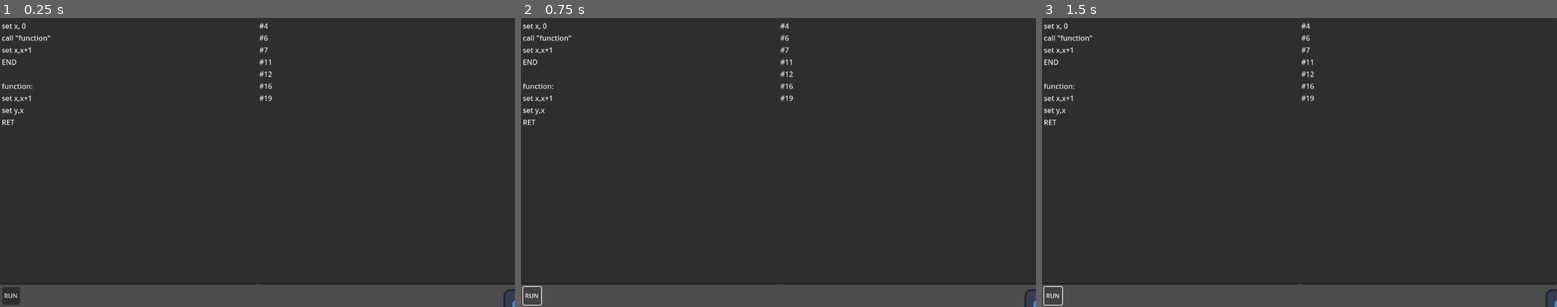
Above: before the commit, frames 1-3 (left to right).
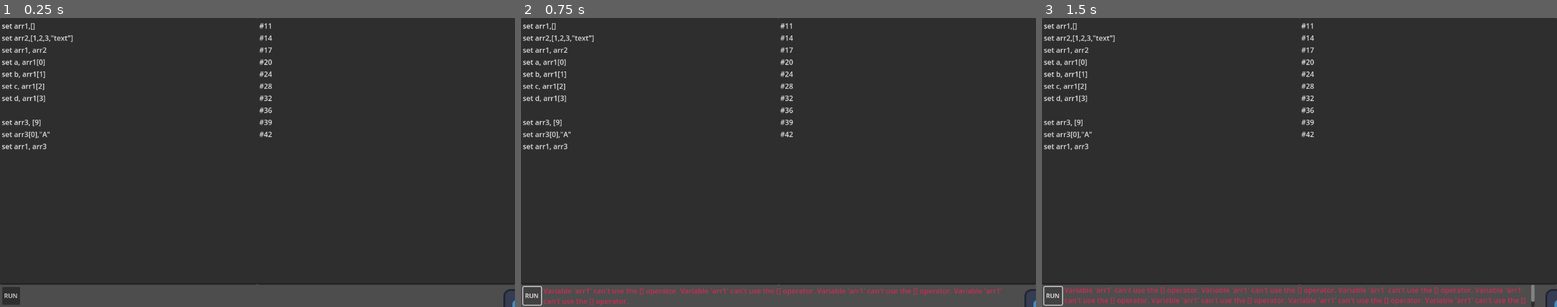
Above: after the commit, the same moments.

Repository: Lepakko-dev/tweenput
Game: Godot game, scene res://node.tscn
Two runs of this game, one before a commit and one after it. Both use one fixed random seed, a clock stepped at 60 frames per second and the inputs below. The engine's default icon, where the game draws it, is replaced by a stand-in: a white triangle on a blue panel in a dark square.
Inputs:
- Up to frame 1 (0.25 s): no input
- Up to frame 2 (0.75 s): click "RUN" at 0.5 s
- Up to frame 3 (1.5 s): tap Enter at 1.25 s

The runs differ from the first frame. In frame 1, 1.1% of the frame differs, in the area x 0-53%, y 1-46%; in frame 2, 1.9%; in frame 3, 2.7%, in the area x 0-96%, y 1-100%.

Commit message:
Parser: Arrays and better parsing of recursive elements

Diff:
--- a/Tweenput/TweenputParser.gd
+++ b/Tweenput/TweenputParser.gd
@@ -6,8 +6,6 @@
 
 #region Grammar
 # Most lookarounds are there to avoid conflict with our language collapser or grammar rules.
-const H =		r"(?:[^\S\n])"
-const SEP =		r"(?:[^\S\n]*)"
 const STRING =	r'"(?<val>(?:[^"\n]|(?:\\"))*)"'
 const CONST =	r"(?<![A-Za-z_#]{1,9}\d{0,9})(?:(?<bin>0b(?:[0-1])+)|(?<hex>0x(?:\d|[a-f])+)|(?<dec>\d+(?:\.\d*)?))"
 const ID =		r"(?<obj>[a-zA-Z_]\w*)"
@@ -36,10 +34,12 @@
 const LINE =		"("+INSTR+"|"+TWEEN_DEF+"|"+LABEL+"|"+TWEEN_EXE+")"
 const S = 			"^"+LINE+"("+BREAK+LINE+")*"+BREAK+"?$"
 
+const H =		r"(?:[^\S\n])"
+const SEP =		r"(?:[^\S\n]*)"
 const BREAK =	r"(?:(?:\n|;|^)\s*)"
 const LOOKBREAK = r"(?<=(?:\n|;|^)\s{0,99})"
 const COMMENT = r'(?<!(\n|^)[^"]{0,99}"[^"]{0,99})#[^\n]*' # Huge lookbehind to not take comments inside string literals
-const CNODE = 	r"#(?<id>\d+)";
+const CNODE = 	r"(?<id>#\d+)";
 
 var _rconst := RegEx.new();
 var _rstring := RegEx.new();
@@ -72,6 +72,7 @@
 var _rcomment = RegEx.new();
 
 var _rnode := RegEx.new();
+var _rid_aux := RegEx.new();
 
 func _compile_regex():
 	_rconst.compile(CONST);
@@ -106,6 +107,7 @@
 	_rcomment.compile(COMMENT);
 
 	_rnode.compile(CNODE);
+	_rid_aux.compile(CNODE+r"(?<op>\(|\[)");
 #endregion
 
 ## Instructions valid inside a Tween definition only.
@@ -200,6 +202,17 @@
 	func value() -> Variant:
 		return _val;
 
+class LConstArray extends LangNode:
+	var _elems : Array[LangNode];
+	func _init(elems:Array[LangNode]) -> void:
+		_elems = elems;
+	func value() -> Variant:
+		var array = [];
+		for elem in _elems:
+			if elem:
+				array.append(elem.value());
+		return array;
+
 class LTweenDef extends LangNode:
 	var _instr_list : Array[LInstrTween];
 	var _parser : TweenputParser;
@@ -241,7 +254,9 @@
 
 ## Groups all nodes that handle variable data
 ## (to group nodes usually checked together in instructions)
-@abstract class LVar extends LangNode: pass
+@abstract class LVar extends LangNode:
+	## Stores the parent reference (necessary due to de-reference working in opposite order)
+	var ref_ctx : Variant;
 
 class LIdentifier extends LVar:
 	var _parser : TweenputParser;
@@ -249,7 +264,14 @@
 		node_name = name;
 		_parser = parser;
 	func value() -> Variant:
-		return _parser.variables.get(node_name);
+		if ref_ctx:
+			if ref_ctx is Object:
+				return ref_ctx.get(node_name);
+			else:
+				_parser.error_out.error("Variable must belong to an object of type Object.");
+				return null;
+		else:
+			return _parser.variables.get(node_name);
 
 @abstract class LBinOp extends LVar:
 	var a : LangNode;
@@ -258,40 +280,32 @@
 		a = left_var;
 		b = right_var;
 
-class LMethodAccess extends LBinOp: # '.' operator
+class LDeReference extends LBinOp: # '.' operator
 	var _parser: TweenputParser;
 	func _init(left_var: LangNode, right_var:LangNode, parser:TweenputParser):
 		super(left_var,right_var);
 		_parser = parser;
-		if a is not LIdentifier and a is not LMethodCall and a is not LMethodAccess:
+		if a is not LVar:
 			parser.error_out.error("Trying to access method or variable from invalid node.")
-		if b is not LIdentifier and b is not LMethodCall:
+		if b is not LVar:
 			parser.error_out.error("Trying to access an invalid method or variable node.");
 		node_name = "%s.%s"%[a.node_name,b.node_name];
 
-	func value() -> Variant:
-		var aux : Variant = a.value(); # variable or return value of method call
-		if aux is Object:
-			if b is LIdentifier:
-				return aux.get(b.node_name);
-			elif b is LMethodCall:
-				var updated_params : Array;
-				for p in b._params: updated_params.append(p.value());
-				return aux.call(b.node_name,updated_params);
-			else:
-				_parser.error_out.error("Trying to access an invalid method or variable node.");
-		else: # Must be another type of Variant
-			var method_name : String = b.node_name;
-			var method := TweenputInstructions.reflect(aux,method_name);
-			if method.is_valid():
-				var updated_params : Array;
-				for p in b._params: updated_params.append(p.value());
-				return method.bindv(updated_params).call(aux);
-			else:
-				_parser.error_out.error("Invalid method or not implemented (%s)"%method_name);
+	## Returns the recursively de-referenced value of the operation.
+	func value() -> Variant:
+		var aux : Variant;
+		if ref_ctx: aux = ref_ctx;
+		else: aux = a.value();
+
+		if b is LVar:
+			b.ref_ctx = aux;
+			return b.value();
+		else:
+			_parser.error_out.error("Trying to access an invalid method or variable node.");
 		return null;
 
 class LMethodCall extends LVar: # Call to godot methods "method(params)".
+	var _node : LVar;
 	var _params : Array[LangNode];
 	var _parser : TweenputParser;
 	var _cached_instr : Callable;
@@ -299,10 +313,70 @@
 		node_name = id;
 		_params = params;
 		_parser = parser;
-		_cached_instr = TweenputInstructions.construct(node_name);
-	func value() -> Variant:
-		if not _cached_instr.is_valid(): _parser.error_out.error("Unknown constuctor (%s)"%node_name);
-		return _cached_instr.call(_params);
+		_node = parser._collapse_map.get(id);
+		if not _node:
+			parser.error_out.error("Operator [] is trying to access an unknown node (%s)."%id);
+			return;
+		_cached_instr = TweenputInstructions.construct(_node.node_name);
+	func value() -> Variant:
+		var method_name := _node.node_name;
+		if ref_ctx: # Method from an object
+			if ref_ctx is Object: # Can use reflection
+				if not ref_ctx.has_method(method_name):
+					_parser.error_out.error("Invalid method '%s' of object '%s'"%[method_name,ref_ctx]);
+					return null;
+				var updated_params : Array;
+				for p in _params: updated_params.append(p.value());
+				return ref_ctx.call(method_name,updated_params);
+			else: # Another type of variant (Manual Reflection)
+				var method := TweenputInstructions.reflect(ref_ctx,method_name);
+				if method.is_valid():
+					var updated_params : Array;
+					for p in _params:
+						if p:
+							updated_params.append(p.value());
+					return method.bindv(updated_params).call(ref_ctx);
+				else:
+					_parser.error_out.error("Invalid method or not implemented (%s)"%method_name);
+			return null;
+		else: #Standalone method (Constructors, etc)
+			if not _cached_instr.is_valid():
+				_parser.error_out.error("Unknown constuctor (%s)"%method_name);
+			return _cached_instr.call(_params);
+
+class LArrayAccess extends LVar: # var[index]
+	var _node : LVar;
+	var _idx : LangNode;
+	var _parser : TweenputParser;
+	func _init(id:String, idx:LangNode, parser:TweenputParser):
+		node_name = id;
+		_idx = idx;
+		_parser = parser;
+		_node = parser._collapse_map.get(id);
+		if not _node:
+			parser.error_out.error("Operator [] is trying to access an unknown node (%s)."%id);
+	func value() -> Variant:
+		var idx = _idx.value();
+		var container:Variant;
+		var method : Callable;
+		var method_name := _node.node_name;
+		if ref_ctx: # Container is member of some object
+			if ref_ctx is Object:
+				if _node is LIdentifier: container = ref_ctx.get(method_name);
+				else: container = null;
+			else: # Need to manually reflect
+				container = TweenputInstructions.reflect(ref_ctx,method_name).call();
+			if not container:
+				pass
+		else: # Container is a true variable (managed by the parser)
+			container = _parser.variables.get(method_name);
+
+		method = TweenputInstructions.reflect(container,"[]");
+		if method.is_valid():
+			return method.call(container,idx);
+		else:
+			_parser.error_out.error("Variable '%s' can't use the [] operator."%method_name);
+			return null;
 
 @abstract class LUnary extends LVar:
 	var node : LangNode;
@@ -395,25 +469,6 @@
 		comment_match = _rcomment.search(text,i);
 	return text;
 
-## Instruction separation
-func _collapse_instr(text:String) -> String:
-	var instr := _rinstr.search(text);
-	while instr:
-		var key := _make_node_id();
-		var idx := instr.get_start();
-		var full := instr.get_string();
-		var instr_name := instr.get_string("instr");
-		var params := instr.get_string("params");
-
-		if params.is_empty() and instr_name in _tween_map: # Must be a tween call
-			_collapse_map[key] = LTweenExe.new(instr_name,self);
-		else: # It's a regular instruction
-			var nodes := _collapse_params(params);
-			_collapse_map[key] = LInstr.new(instr_name,nodes,self);
-		text = text.erase(idx,full.length()).insert(idx,key+"\n");
-		instr = _rinstr.search(text);
-	return text;
-
 ## Easy One Off Values (literals)
 func _collapse_literals(text:String) -> String:
 	var string := _rstring.search(text);
@@ -443,18 +498,6 @@
 		text = text.erase(idx,val.length()).insert(idx,key);
 		const_ = _rconst.search(text);
 	return text;
-
-func _collapse_params(text:String) -> Array[LangNode]:
-	if text.is_empty(): return [];
-	text = _collapse_recursion(text);
-	var nodes : Array[LangNode];
-	for param in text.split(','):
-		var id := param.strip_edges();
-		if id.is_empty(): nodes.append(null);
-		else:
-			if _collapse_map.has(id): nodes.append(_collapse_map[id]);
-			else: error_out.error("Incorrect ID as a parameter (%s)"%id);
-	return nodes;
 
 ## Stores Label references and collapses them
 func _collapse_labels(text:String) -> String:
@@ -506,90 +549,137 @@
 		instr = _rinstr.search(text);
 	return text;
 
-## Search recursive pattern of method calls from IDs.
-func _collapse_recursion(text:String) -> String:
+## Instruction separation
+func _collapse_instr(text:String) -> String:
+	var instr := _rinstr.search(text);
+	while instr:
+		var key := _make_node_id();
+		var idx := instr.get_start();
+		var full := instr.get_string();
+		var instr_name := instr.get_string("instr");
+		var params := instr.get_string("params");
+
+		if params.is_empty() and instr_name in _tween_map: # Must be a tween call
+			_collapse_map[key] = LTweenExe.new(instr_name,self);
+		else: # It's a regular instruction
+			var nodes := _collapse_params(params);
+			_collapse_map[key] = LInstr.new(instr_name,nodes,self);
+		text = text.erase(idx,full.length()).insert(idx,key+"\n");
+		instr = _rinstr.search(text);
+	return text;
+
+func _collapse_params(text:String) -> Array[LangNode]:
+	if text.is_empty(): return [];
+	text = _collapse_identifiers(text);
+	text = _collapse_recursion(text);
+	var nodes : Array[LangNode];
+	for param in text.split(','):
+		var id := param.strip_edges();
+		if id.is_empty(): nodes.append(null);
+		else:
+			if _collapse_map.has(id): nodes.append(_collapse_map[id]);
+			else: error_out.error("Incorrect ID as a parameter (%s)"%id);
+	return nodes;
+
+func _collapse_identifiers(text:String) -> String:
 	var identifier := _rid.search(text);
-	# Find all identifiers that are method calls
 	while identifier:
 		var id_name := identifier.get_string();
-		var search_rec_idx := identifier.get_end();
-		if search_rec_idx < text.length() and text[search_rec_idx] == '(': # It's a method call
-			# Find its respective closing parenthesis
+		var key := "";
+		if id_name.to_upper() in instructions:
+			error_out.error("Bad variable name. Variables cannot have the same name as instructions (%s)"%id_name);
+		else:
+			key = _make_node_id();
+			_collapse_map[key] = LIdentifier.new(id_name,self);
+		var idx := identifier.get_start();
+		text = text.erase(idx,id_name.length()).insert(idx,key);
+		identifier = _rid.search(text);
+	return text;
+
+## Search recursive patterns of parenthesis, method calls and array indexing.
+func _collapse_recursion(text:String) -> String:
+	var res := _find_recursion_positions(text);
+	while res.x >= 0: # Recursion found!
+		var c := text[res.x];
+
+		var sub_str := text.substr(res.x+1,res.y-2); # Get inner expression (without parenthesis)
+		var collapsed_exprs :=  _collapse_recursion(sub_str); # Collapse inner recursions first (if any).
+		var ids := collapsed_exprs.split(",");
+
+		var nodes : Array[LangNode];
+		for id in ids: nodes.append(_collapse_map.get(id.strip_edges()));
+
+		if res.z >= 0: # Method Call or Array Access
+			var id_name := text.substr(res.z,res.x-res.z);
+			if c == "(":
+				var key := _make_node_id();
+				_collapse_map[key] = LMethodCall.new(id_name,nodes,self);
+				text = text.erase(res.z,id_name.length()+res.y+2).insert(res.z,key);
+			else:
+				if ids.size() != 1:
+					error_out.error("Operator [] must have exactly one parameter (%s)"%sub_str);
+					return "";
+				var key := _make_node_id();
+				_collapse_map[key] = LArrayAccess.new(id_name,nodes[0],self);
+				text = text.erase(res.z,id_name.length()+res.y).insert(res.z,key);
+		else: # Recursive Expr or Array Constructor
+			if c == "(":
+				if ids.size() != 1:
+					error_out.error("Recursive expressions must have exactly one parameter (%s)"%sub_str);
+					return "";
+				text = text.erase(res.x,res.y).insert(res.x,collapsed_exprs.strip_edges());
+			else:
+				var key := _make_node_id();
+				_collapse_map[key] = LConstArray.new(nodes);
+				text = text.erase(res.x,res.y).insert(res.x,key);
+
+		res = _find_recursion_positions(text);
+
+	# No recursion left, can collapse expressions
+	text = _collapse_expr(text);
+	return text;
+
+## x component is index of symbol, y component is recursion's length, z component is index of first ID.
+## Both values can be -1 if didn't find its respective characters.
+func _find_recursion_positions(text:String) -> Vector3i:
+	var rec_start := -1;
+	var type : String;
+	var id_start := -1;
+	for i in text.length():
+		var c := text[i];
+		if c == "#": id_start = i;
+		if c == "(" or c == "[":
+			rec_start = i;
+			type = c;
+			break;
+	if rec_start == -1: return Vector3i(-1,-1,-1);
+	# Find recursion ending symbol
+	var depth := 1;
+	var search_rec_idx := rec_start + 1;
+	if type == "(":
+		while search_rec_idx < text.length() and depth > 0:
+			var c := text[search_rec_idx];
+			if c  == '(': depth += 1;
+			elif c  == ')': depth -= 1;
 			search_rec_idx += 1;
-			var start_rec_idx := search_rec_idx;
-			var depth := 1;
-			while search_rec_idx < text.length() and depth > 0:
-				var c := text[search_rec_idx];
-				if c  == '(': depth += 1;
-				elif c  == ')': depth -= 1;
-				search_rec_idx += 1;
-
-			# Obtain final value of the current recursion
-			if depth > 0: # Bad grammar, open parenthesis should have closing pair
-				error_out.error("Parse error, method %s doesn't have closing parenthesis."%id_name);
-				return "";
-			var rec_len := (search_rec_idx-1) - start_rec_idx;
-			var param_nodes := _collapse_params(text.substr(start_rec_idx,rec_len))
-
-			var key := _make_node_id();
-			_collapse_map[key] = LMethodCall.new(id_name,param_nodes,self);
-			var idx := identifier.get_start();
-			text = text.erase(idx,id_name.length()+rec_len+2).insert(idx,key);
-		else: # Just a normal identifier
-			var key := "";
-			if id_name.to_upper() in instructions:
-				error_out.error("Bad variable name. Variables cannot have the same name as instructions (%s)"%id_name);
-			else:
-				key = _make_node_id();
-				_collapse_map[key] = LIdentifier.new(id_name,self);
-			var idx := identifier.get_start();
-			text = text.erase(idx,id_name.length()).insert(idx,key);
-		identifier = _rid.search(text);
-
-	text = _collapse_recursion_2(text);
-	return text;
-
-## Search recursive pattern of standalone parenthesis
-func _collapse_recursion_2(text:String) -> String:
-	# Find opening parenthesis
-	var idx := 0;
-	for c in text:
-		if c == '(': break;
-		idx += 1;
-
-	if idx == text.length(): # No recursion found, must be simple expression.
-		text = _collapse_expr(text);
-		return text;
-
-	var depth := 0;
-	var end := 0;
-	for i in range(idx,text.length()):
-		var c := text[i];
-		if c == '(':
-			depth += 1;
-		elif c == ')':
-			depth -= 1;
-			if depth == 0: # Pair found
-				end = i;
-				break;
+	elif type == "[":
+		while search_rec_idx < text.length() and depth > 0:
+			var c := text[search_rec_idx];
+			if c  == '[': depth += 1;
+			elif c  == ']': depth -= 1;
+			search_rec_idx += 1;
 	if depth > 0: # Bad grammar, open parenthesis should have closing pair
-		error_out.error("Parse error, expression in '%s' doesn't have closing parenthesis."%text);
-		return "";
-
-	# Obtain final value of the outermost recursion (without parenthesis)
-	idx -= 1;
-	var rec_len := (end - idx) - 1;
-	var sub_str := text.substr(idx,rec_len);
-	var colapsed_params := _collapse_recursion_2(sub_str);
-
-	# If collapse returned more than one node, then the code has bad grammar.
-	var param_nodes := _rnode.search_all(colapsed_params);
-	if param_nodes.size() > 1:
-		error_out.error("Parse error, bad grammar at '%s'"%sub_str);
-		return "";
-
-	text = text.erase(idx,rec_len+1).insert(idx,colapsed_params);
-	return text;
+		error_out.error("Parse error, recursion in '%s' doesn't have its respective ending symbol."%text);
+		return Vector3i(-1,-1,-1);
+
+	if id_start >= 0:
+		# Check if recursion belongs to the id (discarded if not)
+		var number := text.substr(id_start+1,rec_start-(id_start+1));
+		if not number.is_valid_int():
+			id_start = -1; # Discard
+
+	var rec_len := search_rec_idx - rec_start;
+	return Vector3i(rec_start,rec_len,id_start);
 
 ## Focus on operators
 func _collapse_expr(text:String) -> String:
@@ -603,7 +693,7 @@
 
 		var p := access.get_string("parent");
 		var m := access.get_string("member");
-		_collapse_map[key] = LMethodAccess.new(_collapse_map[p],_collapse_map[m],self);
+		_collapse_map[key] = LDeReference.new(_collapse_map[p],_collapse_map[m],self);
 		access = _rma.search(text);
 
 	var unary := _runa.search(text);
--- a/Tweenput/tweenput_instructions.gd
+++ b/Tweenput/tweenput_instructions.gd
@@ -112,6 +112,7 @@
 	"to_int":_to_int,
 	"to_lower":_to_lower,
 	"to_upper":_to_upper,
+	"[]":_string_arr,
 };
 static func _contains(ref:String, what:String)-> bool: return ref.contains(what);
 static func _erase(ref:String, position:int,chars:int=1)-> String: return ref.erase(position,chars);
@@ -125,6 +126,49 @@
 static func _to_int(ref:String)-> int: return ref.to_int();
 static func _to_lower(ref:String)-> String: return ref.to_lower();
 static func _to_upper(ref:String)-> String: return ref.to_upper();
+static func _string_arr(ref:String,idx:int)-> String: return ref[idx];
+#endregion
+#region Vector2
+static var vector2_methods : Dictionary[String,Callable] = {
+	"[]":_vec2_arr,
+};
+static func _vec2_arr (ref:Vector2,idx:int)-> float: return ref[idx];
+#endregion
+#region Vector2i
+static var vector2i_methods : Dictionary[String,Callable] = {
+	"[]":_vec2i_arr,
+};
+static func _vec2i_arr (ref:Vector2i,idx:int)-> int: return ref[idx];
+#endregion
+#region Vector3
+static var vector3_methods : Dictionary[String,Callable] = {
+	"[]":_vec3_arr,
+};
+static func _vec3_arr (ref:Vector3,idx:int)-> float: return ref[idx];
+#endregion
+#region Vector3i
+static var vector3i_methods : Dictionary[String,Callable] = {
+	"[]":_vec3i_arr,
+};
+static func _vec3i_arr (ref:Vector3i,idx:int)-> int: return ref[idx];
+#endregion
+#region Vector4
+static var vector4_methods : Dictionary[String,Callable] = {
+	"[]":_vec4_arr,
+};
+static func _vec4_arr (ref:Vector4,idx:int)-> float: return ref[idx];
+#endregion
+#region Vector4i
+static var vector4i_methods : Dictionary[String,Callable] = {
+	"[]":_vec4i_arr,
+};
+static func _vec4i_arr (ref:Vector4i,idx:int)-> int: return ref[idx];
+#endregion
+#region Color
+static var color_methods : Dictionary[String,Callable] = {
+	"[]":_color_arr,
+};
+static func _color_arr (ref:Color,idx:int)-> float: return ref[idx];
 #endregion
 #region Callable
 static var callable_methods : Dictionary[String,Callable] = {
@@ -146,9 +190,72 @@
 static func _is_valid(ref:Callable) -> bool: return ref.is_valid();
 static func _unbound(ref:Callable,argcount:int) -> Callable: return ref.unbind(argcount);
 #endregion
+#region Array
+static var array_methods : Dictionary[String,Callable] = {
+	"[]":_array_arr,
+};
+static func _array_arr (ref:Array,idx:int)-> Variant: return ref.get(idx);
+#endregion
+#region Dictionary
+static var dict_methods : Dictionary[String,Callable] = {
+	"[]":_dict_arr,
+};
+static func _dict_arr (ref:Dictionary,idx:Variant)-> Variant: return ref.get(idx);
+#endregion
+#region PackedArrays
+static var byte_arr_methods : Dictionary[String,Callable] = {
+	"[]":_pbyte_arr,
+};
+static func _pbyte_arr (ref:PackedByteArray,idx:int)-> int: return ref.get(idx);
+
+static var int32_arr_methods : Dictionary[String,Callable] = {
+	"[]":_pint32_arr,
+};
+static func _pint32_arr (ref:PackedInt32Array,idx:int)-> int: return ref.get(idx);
+
+static var int64_arr_methods : Dictionary[String,Callable] = {
+	"[]":_pint64_arr,
+};
+static func _pint64_arr (ref:PackedInt64Array,idx:int)-> int: return ref.get(idx);
+
+static var float32_arr_methods : Dictionary[String,Callable] = {
+	"[]":_pfloat32_arr,
+};
+static func _pfloat32_arr (ref:PackedFloat32Array,idx:int)-> float: return ref.get(idx);
+
+static var float64_arr_methods : Dictionary[String,Callable] = {
+	"[]":_pfloat64_arr,
+};
+static func _pfloat64_arr (ref:PackedFloat64Array,idx:int)-> float: return ref.get(idx);
+
+static var string_arr_methods : Dictionary[String,Callable] = {
+	"[]":_pstring_arr,
+};
+static func _pstring_arr (ref:PackedStringArray,idx:int)-> String: return ref.get(idx);
+
+static var vector2_arr_methods : Dictionary[String,Callable] = {
+	"[]":_pv2_arr,
+};
+static func _pv2_arr (ref:PackedVector2Array,idx:int)-> Vector2: return ref.get(idx);
+
+static var vector3_arr_methods : Dictionary[String,Callable] = {
+	"[]":_pv3_arr,
+};
+static func _pv3_arr (ref:PackedVector3Array,idx:int)-> Vector3: return ref.get(idx);
+
+static var color_arr_methods : Dictionary[String,Callable] = {
+	"[]":_pcolor_arr,
+};
+static func _pcolor_arr (ref:PackedColorArray,idx:int)-> Color: return ref.get(idx);
+
+static var vector4_arr_methods : Dictionary[String,Callable] = {
+	"[]":_pv4_arr,
+};
+static func _pv4_arr (ref:PackedVector4Array,idx:int)-> Vector4: return ref.get(idx);
+#endregion
 
 static func construct(type:String) -> Callable:
-	return constructors.get(type,null);
+	return constructors.get(type,Callable());
 
 static func reflect(obj:Variant, method:String) -> Callable:
 	var t := typeof(obj);
@@ -156,9 +263,13 @@
 	return dir.get(method,Callable());
 
 static var variants : Array[Dictionary] = [ # All 38 types of Variant ordered by Variant.TYPE
-	{},{},{},{},string_methods, {},{},{},{},{},
-	{},{},{},{},{}, {},{},{},{},{},
-	{},{},{},{},{}, callable_methods,{},{},{},{},
-	{},{},{},{},{}, {},{},{},{}
+	{},{},{},{},string_methods,
+	vector2_methods,vector2i_methods,{},{},vector3_methods,
+	vector3i_methods,{},vector4_methods,vector4i_methods,{},
+	{},{},{},{},{},
+	color_methods,{},{},{},{},
+	callable_methods,{},dict_methods,array_methods,byte_arr_methods,
+	int32_arr_methods,int64_arr_methods,float32_arr_methods,float64_arr_methods,string_arr_methods,
+	vector2_arr_methods,vector3_arr_methods,color_arr_methods,vector4_arr_methods
 ]
 #endregion
--- a/Tweenput/tweenterpreter.gd
+++ b/Tweenput/tweenterpreter.gd
@@ -161,19 +161,25 @@
 };
 
 func SET(id:TweenputParser.LangNode,expr:TweenputParser.LangNode):
-	if id is not TweenputParser.LIdentifier and id is not TweenputParser.LMethodAccess:
+	if id is not TweenputParser.LVar:
 		push_error("Tweenput: SET -> 1º param not a variable");
 		return;
 
 	var var_name : String = id.node_name;
 	var value = expr.value();
-	if id is TweenputParser.LMethodAccess:
-		var path := var_name.split('.',false);
-		var ref : Object = parser.variables[path[0]] as Object;
-		for i in range(1,path.size()-1): ref = (ref as Object).get(path[i]);
-		ref.set(path[path.size()-1],value);
-	else:
-		parser.variables[var_name] = value;
+
+	var ref := id;
+	while ref and (ref is not TweenputParser.LIdentifier):
+		ref = null;
+
+	#if id is TweenputParser.LDeReference:
+		#var path := var_name.split('.',false);
+		#var ref : Object = parser.variables[path[0]] as Object;
+		#for i in range(1,path.size()-1): ref = (ref as Object).get(path[i]);
+		#ref.set(path[path.size()-1],value);
+		##...
+	#else:
+		#parser.variables[var_name] = value;
 	print("SET %s , %s"%[var_name,value]);
 
 func SWAP(a:TweenputParser.LangNode,b:TweenputParser.LangNode):
@@ -381,10 +387,10 @@
 	return;
 
 
-func QTE(center:TweenputParser.LangNode,radius:TweenputParser.LangNode,
-		pre:TweenputParser.LangNode,post:TweenputParser.LangNode,
-		valid:TweenputParser.LangNode=null,invalid:TweenputParser.LangNode=null,
-		channel:TweenputParser.LangNode=null):
+func QTE(_center:TweenputParser.LangNode,_radius:TweenputParser.LangNode,
+		_pre:TweenputParser.LangNode,_post:TweenputParser.LangNode,
+		_valid:TweenputParser.LangNode=null,_invalid:TweenputParser.LangNode=null,
+		_channel:TweenputParser.LangNode=null):
 	pass
 
 #endregion
--- a/node.tscn
+++ b/node.tscn
@@ -14,15 +14,17 @@
 anchor_bottom = 1.0
 offset_bottom = -50.0
 grow_vertical = 2
-text = "set x, 0
-call \"function\"
-set x,x+1
-END
+text = "set arr1,[]
+set arr2,[1,2,3,\"text\"]
+set arr1, arr2
+set a, arr1[0]
+set b, arr1[1]
+set c, arr1[2]
+set d, arr1[3]
 
-function:
-set x,x+1
-set y,x
-RET"
+set arr3, [9]
+set arr3[0],\"A\"
+set arr1, arr3"
 
 [node name="TOut" type="TextEdit" parent="."]
 anchors_preset = -1
